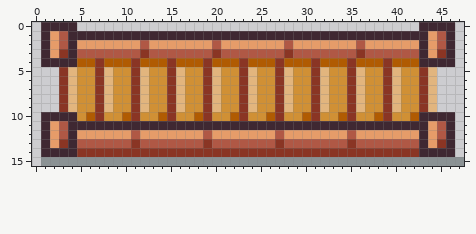
File history of a pixel-art file, art_src/zen_farm/bridge_h.aseprite. The picture above is the old version.
48x16 pixels, 1 frame.
The result:
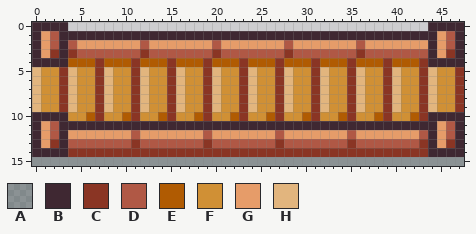
Palette (. is transparent): A #152a295c  B #3f2832  C #8a3524  D #b05845  E #b05b02  F #d09035  G #e69c69  H #e2b57e
From old to new:
{"y":0,"x":0,"old":".","new":"B"}
{"y":0,"x":4,"old":"B","new":"."}
{"y":0,"x":43,"old":"B","new":"."}
{"y":0,"x":47,"old":".","new":"B"}
{"y":1,"x":0,"old":".BGD","new":"BGDB"}
{"y":1,"x":44,"old":"GDB.","new":"BGDB"}
{"y":2,"x":0,"old":".BGDB","new":"BGDBD"}
{"y":2,"x":43,"old":"BGDB.","new":"GBGDB"}
{"y":3,"x":0,"old":".BGCB","new":"BGCBC"}
{"y":3,"x":43,"old":"BGCB.","new":"DBGCB"}
{"y":4,"x":0,"old":".","new":"B"}
{"y":4,"x":4,"old":"B","new":"E"}
{"y":4,"x":43,"old":"B","new":"C"}
{"y":4,"x":47,"old":".","new":"B"}
{"y":5,"x":0,"old":"...","new":"HFF"}
{"y":5,"x":45,"old":"...","new":"FFC"}
{"y":6,"x":0,"old":"...","new":"HFF"}
{"y":6,"x":45,"old":"...","new":"FFC"}
{"y":7,"x":0,"old":"...","new":"HFF"}
{"y":7,"x":45,"old":"...","new":"FFC"}
{"y":8,"x":0,"old":"...","new":"HFF"}
{"y":8,"x":45,"old":"...","new":"FFC"}
{"y":9,"x":0,"old":"...","new":"HFF"}
{"y":9,"x":45,"old":"...","new":"FFC"}
{"y":10,"x":0,"old":".","new":"B"}
{"y":10,"x":4,"old":"B","new":"F"}
{"y":10,"x":43,"old":"B","new":"C"}
{"y":10,"x":47,"old":".","new":"B"}
{"y":11,"x":0,"old":".BGD","new":"BGDB"}
{"y":11,"x":44,"old":"GDB.","new":"BGDB"}
{"y":12,"x":0,"old":".BGDB","new":"BGDBG"}
{"y":12,"x":43,"old":"BGDB.","new":"DBGDB"}
{"y":13,"x":0,"old":".BGCB","new":"BGCBD"}
{"y":13,"x":43,"old":"BGCB.","new":"CBGCB"}
{"y":14,"x":0,"old":".","new":"B"}
{"y":14,"x":4,"old":"B","new":"C"}
{"y":14,"x":43,"old":"B","new":"C"}
{"y":14,"x":47,"old":".","new":"B"}
{"y":15,"x":0,"old":".","new":"A"}
{"label":"changed","picture_box":[32,22,77,166]}
{"label":"changed","picture_box":[419,22,464,157]}
